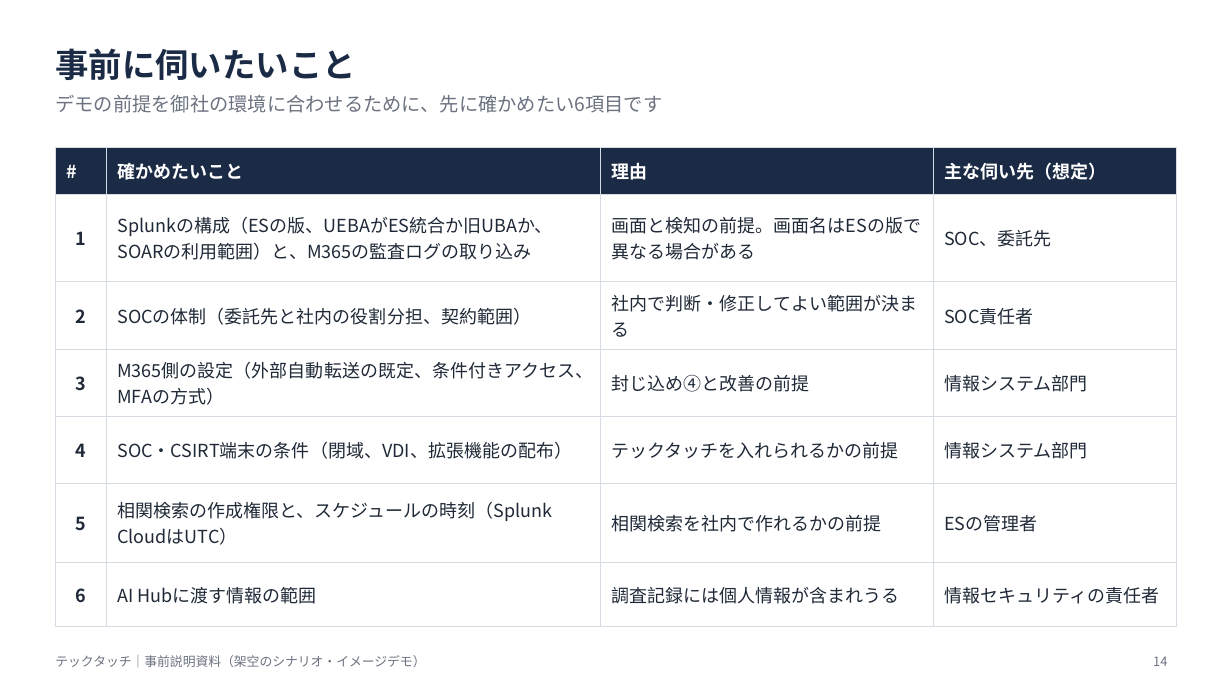
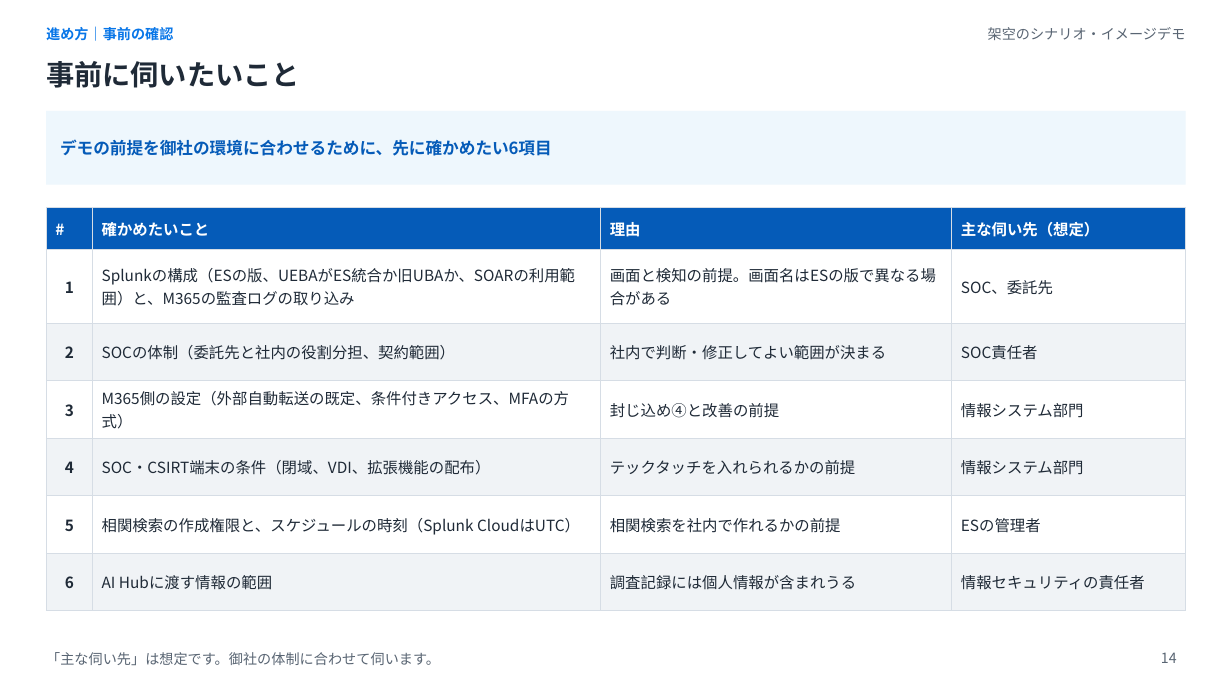
Before and after one commit to Kimurist2024/000, a slide deck: slide 14 of splunk-es-soar-techtouch-demo/slides/M365乗っ取り対応デモ_事前説明.pptx. Drawn at 1232x693 pixels with LibreOffice and Linux fonts; fonts in the diff are those of the drawing. Boxes give left, top, right and bottom in pixels: in the first picture for what was removed or moved away, otherwise in the second. Text is boxed around its words. In the diff, an @@ line names an element or a change of style, - is before the commit and + after.

```diff
--- a/splunk-es-soar-techtouch-demo/slides/M365乗っ取り対応デモ_事前説明.pptx
+++ b/splunk-es-soar-techtouch-demo/slides/M365乗っ取り対応デモ_事前説明.pptx
@@ text added at [46,26,173,41], 11 pt, text #0876E8, bold @@
+進め方｜事前の確認
@@ text at [988,27,1186,40]: text changed; size 10 to 11 pt; text colour #6B7280 to #596573 @@
-テックタッチ｜事前説明資料（架空のシナリオ・イメージデモ）
+架空のシナリオ・イメージデモ
@@ title "事前に伺いたいこと": place and size @@
-title "事前に伺いたいこと" at [55,48,355,80]
+title "事前に伺いたいこと" at [46,61,300,88]
@@ title "事前に伺いたいこと" at [46,61,300,88]: size 26 to 22 pt, text colour #1B2B45 to #1F2A37 @@
@@ rectangle added at [46,111,1186,185], fill #EEF7FD @@
@@ text "デモの前提を御社の環境に合わせるために、先に確かめたい6項目" at [60,139,552,156]: vertical alignment top to middle @@
@@ text at [60,139,552,156]: text changed; size 15 to 13 pt; text colour #6B7280 to #055BB8; bold on @@
-デモの前提を御社の環境に合わせるために、先に確かめたい6項目です
+デモの前提を御社の環境に合わせるために、先に確かめたい6項目
@@ table at [46,208,1186,594] @@
@@ fill #1B2B45 to #055BB8 in row 1 @@
@@ fill #FFFFFF to none in 12 cells @@
@@ fill #FFFFFF to #F0F3F6 in 12 cells @@
@@ size 14 to 12 pt, text colour #1F2937 to #1F2A37 @@
@@ borders changed @@
@@ table: place and size @@
-table at [55,148,1177,608]
+table at [46,208,1186,594]
@@ text added at [46,652,440,665], 11 pt, text #596573 @@
+「主な伺い先」は想定です。御社の体制に合わせて伺います。
@@ page number: place and size @@
-page number at [1153,656,1167,666]
+page number at [1161,652,1177,663]
@@ page number at [1161,652,1177,663]: size 10 to 11 pt, text colour #6B7280 to #596573 @@
```
Also in this commit, not shown: 15 other slides changed, 3 other files.
